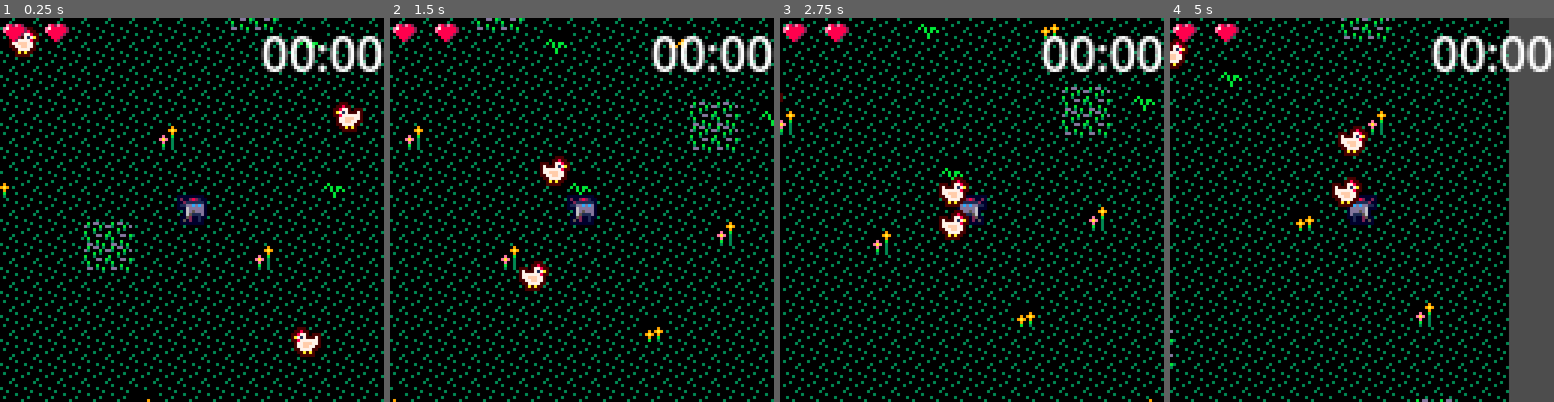
Above: before the commit, frames 1-4 (left to right).
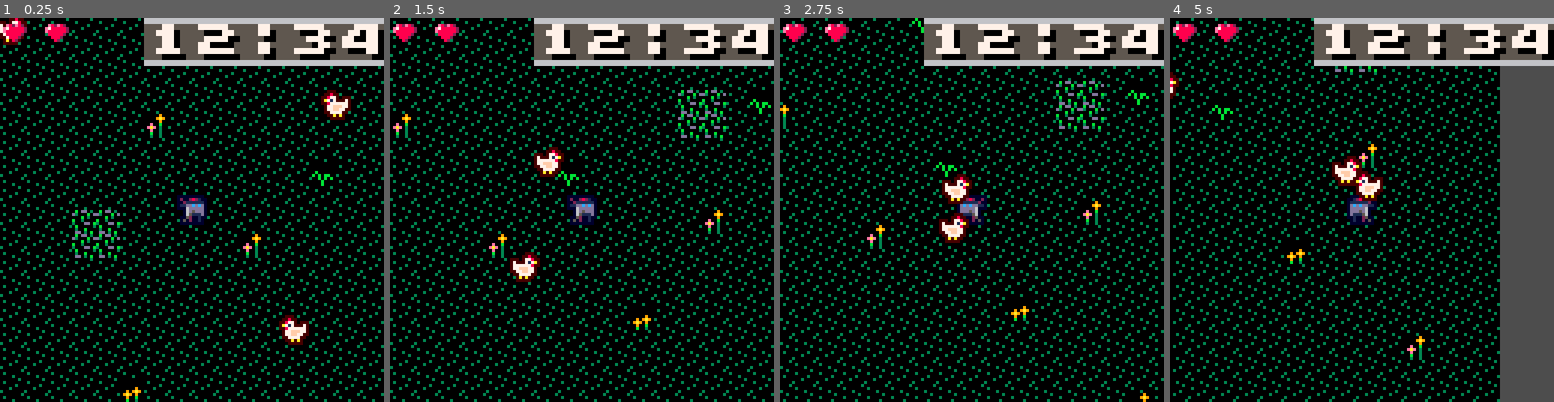
Above: after the commit, the same moments.

Repository: Octoan1/Toy-Box-Jam-2025
Game: Godot game, scene res://Levels/main.tscn
Same seed, same stepped clock (60 frames per second), same inputs: the game is played once before the commit and once after it.
Inputs:
- Up to frame 1 (0.25 s): no input
- Up to frame 2 (1.5 s): tap Enter (ui_accept) at 0.5, 0.77 s; hold D (move_right) from 0.53 s (still down)
- Up to frame 3 (2.75 s): tap Enter (ui_accept) at 1.52 s; release D (move_right) at 2.03 s; hold A (move_left) from 2.03 s (still down)
- Up to frame 4 (5 s): release A (move_left) at 2.78 s; hold D (move_right) 2.78-4.28 s; tap Enter (ui_accept) at 3.02, 3.77, 4.52 s; hold A (move_left) from 4.28 s (still down)

The runs differ from the first frame. In frame 1, 27% of the frame differs, in the area x 0-100%, y 0-100%; in frame 2, 26%; in frame 3, 29%; in frame 4, 28%.

Commit message:
custom pixel font
- changed then import on the image to be : "Font Data (Image Font)"
- then basically sample it like a tilemap for ASCII value to characters
- the provided assets does not have lowercase, so needed to add them to the image to create a range for lowercase letters (you cannot double map uppercase & lowercase)

Diff:
--- a/Levels/main.tscn
+++ b/Levels/main.tscn
@@ -276,7 +276,7 @@
 tile_set = SubResource("TileSet_0xm2m")
 
 [node name="Player" parent="." instance=ExtResource("1_oj8hd")]
-position = Vector2(60, 60)
+position = Vector2(64, 64)
 
 [node name="Camera2D" type="Camera2D" parent="Player"]
 
--- a/UI/overlay.tscn
+++ b/UI/overlay.tscn
@@ -1,10 +1,14 @@
-[gd_scene load_steps=3 format=3 uid="uid://cfd7cpdof802d"]
+[gd_scene load_steps=5 format=3 uid="uid://cfd7cpdof802d"]
 
 [ext_resource type="Texture2D" uid="uid://cba05f7vl3d3w" path="res://Toy Box Assets/tbj2_sprites_transparent_padding.png" id="1_ficqy"]
+[ext_resource type="FontFile" uid="uid://v88xbtuxd0v" path="res://Toy Box Assets/pixel_font.png" id="2_guyhd"]
 
 [sub_resource type="AtlasTexture" id="AtlasTexture_guyhd"]
 atlas = ExtResource("1_ficqy")
 region = Rect2(0, 40, 10, 10)
+
+[sub_resource type="Theme" id="Theme_dtoip"]
+default_font = ExtResource("2_guyhd")
 
 [node name="TopBarUI" type="CanvasLayer"]
 
@@ -41,4 +45,5 @@
 offset_left = -1.0
 offset_bottom = 23.0
 grow_horizontal = 0
-text = "00:00"
+theme = SubResource("Theme_dtoip")
+text = "12:34"
Binary file added: Toy Box Assets/pixel_font.png
Not shown, added: Toy Box Assets/pixel_font.png.import
